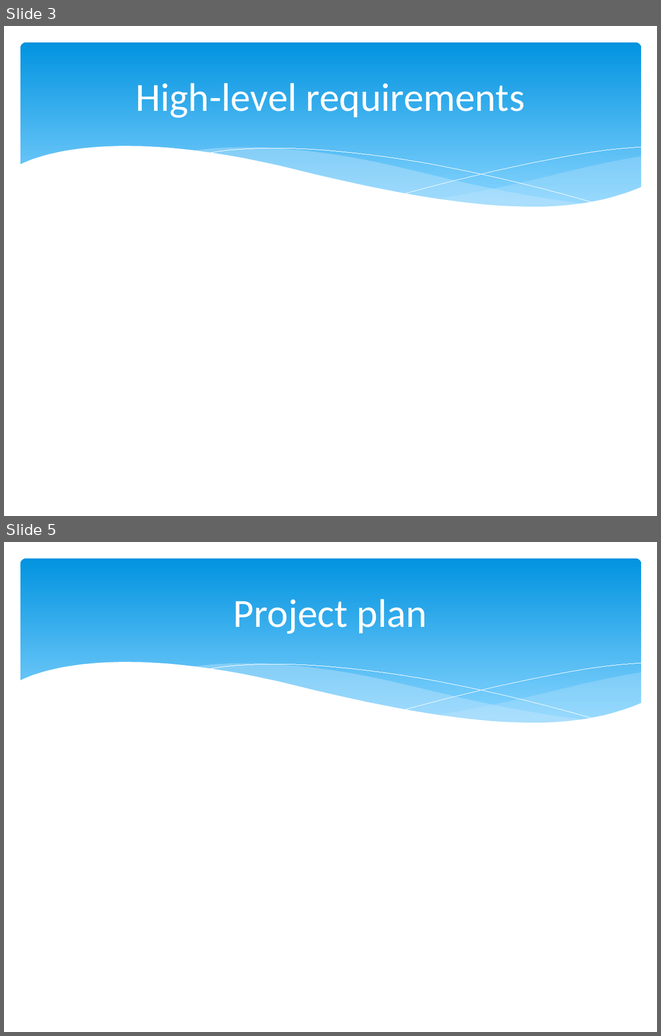
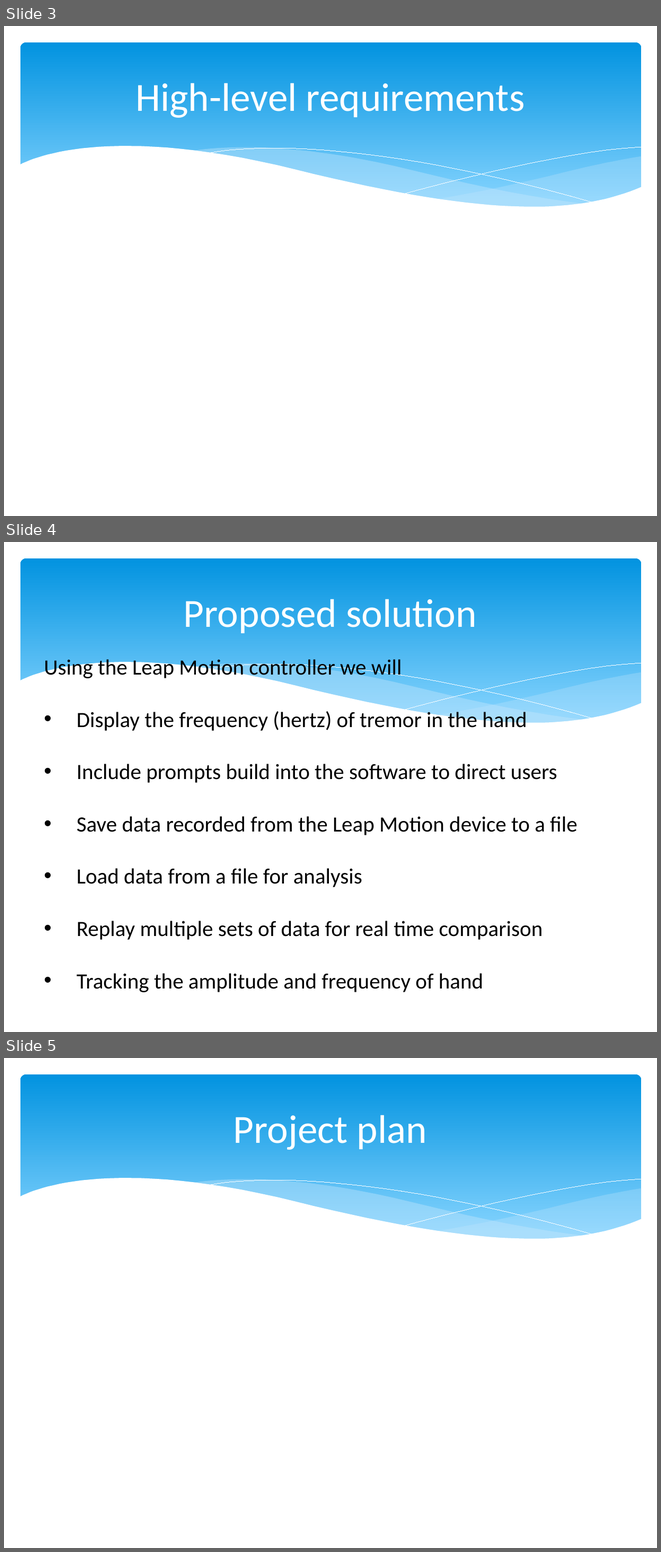
Before and after one commit to ngokylan/Leap-Motion, a slide deck: Presentaton slide/presentation week 7.pptx. Shown one above the other, each under a label of ours: slides 3 and 5 before the commit, slides 3, 4 and 5 after it; the slides between them are not shown. The pictures are 661x1036 and 661x1552 pixels, drawn with LibreOffice and Linux fonts; fonts in the diff are those of the drawing. Boxes give left, top, right and bottom in pixels: in the first picture for what was removed or moved away, otherwise in the second. Text is boxed around its words. In the diff, an @@ line names an element or a change of style, - is before the commit and + after.

Commit message:
update

```diff
--- a/Presentaton slide/presentation week 7.pptx
+++ b/Presentaton slide/presentation week 7.pptx
@@ slide 4 added at [4,542,657,1032], background #FFFFFF; not listed: 6 template elements that a slide beside it also shows @@
@@ title added at [184,599,477,633], 44 pt, text #FFFFFF @@
+Proposed solution
@@ text added at [44,657,577,992], 24 pt, text #000000 @@
+Using the Leap Motion controller we will
+• Display the frequency (hertz) of tremor in the hand
+• Include prompts build into the software to direct users
+• Save data recorded from the Leap Motion device to a file
+• Load data from a file for analysis
+• Replay multiple sets of data for real time comparison
+• Tracking the amplitude and frequency of hand
```
Also in this commit, not shown: 1 other slide added, 2 slides removed.
